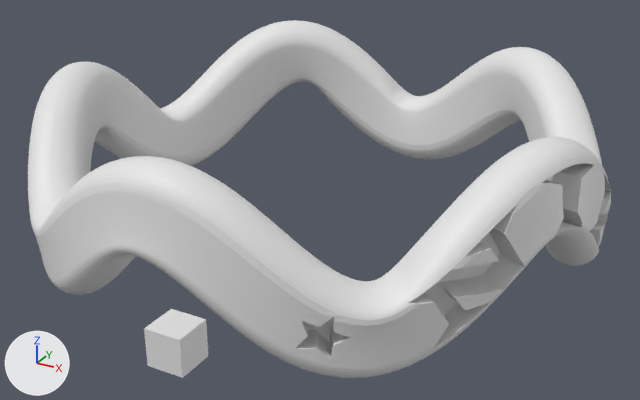
The glTF model model.glb as it was, and as the next commit left it.
Both versions are drawn from a camera (50 mm lens) standing at (22.6, -27.4, 22.5) and looking at (7.1, 0.8, 8.4). Lighting does not change. The marker at lower left points along +X, +Y and +Z.

Names of what the first picture shows: 'Cube', 'Ring Anik'.
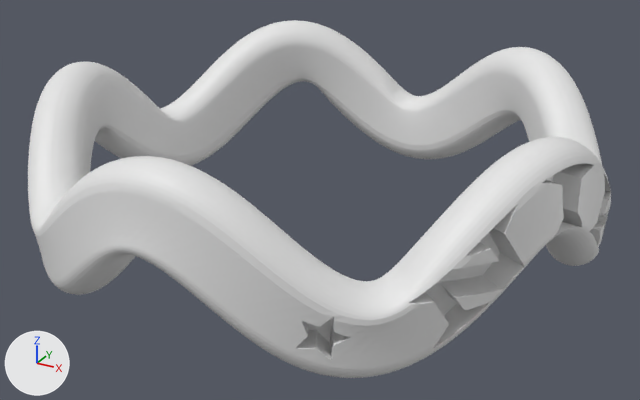
The newer file is also rescaled (x0.273), turned or shifted as a whole; pictures and numbers use the older file's frame.

Location of each change, (x1, y1, x2, y2) in pixels of the pictures (640 x 400 px):
'Cube', deleted
    before: (144, 309, 208, 378)

What changed in the scene script:
```text
Remove ob_cube:
    ob_cube = bpy.data.objects.new('Cube', me_cube)
    ob_cube.location = (0.0, 0.0, 0.0)
```
